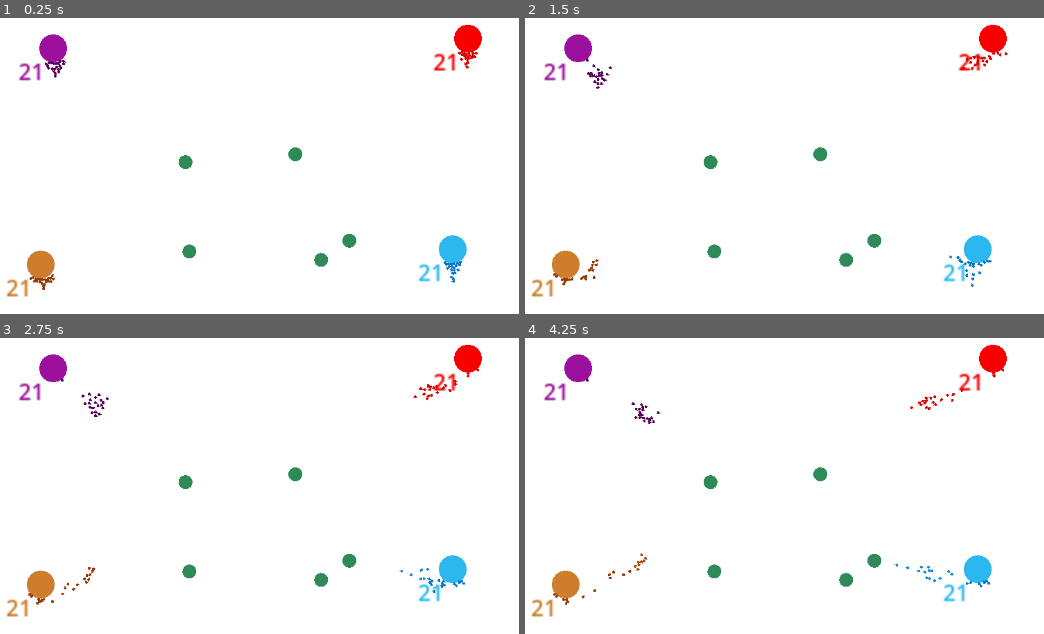
Above: before the commit, frames 1-4 (two rows, left to right).
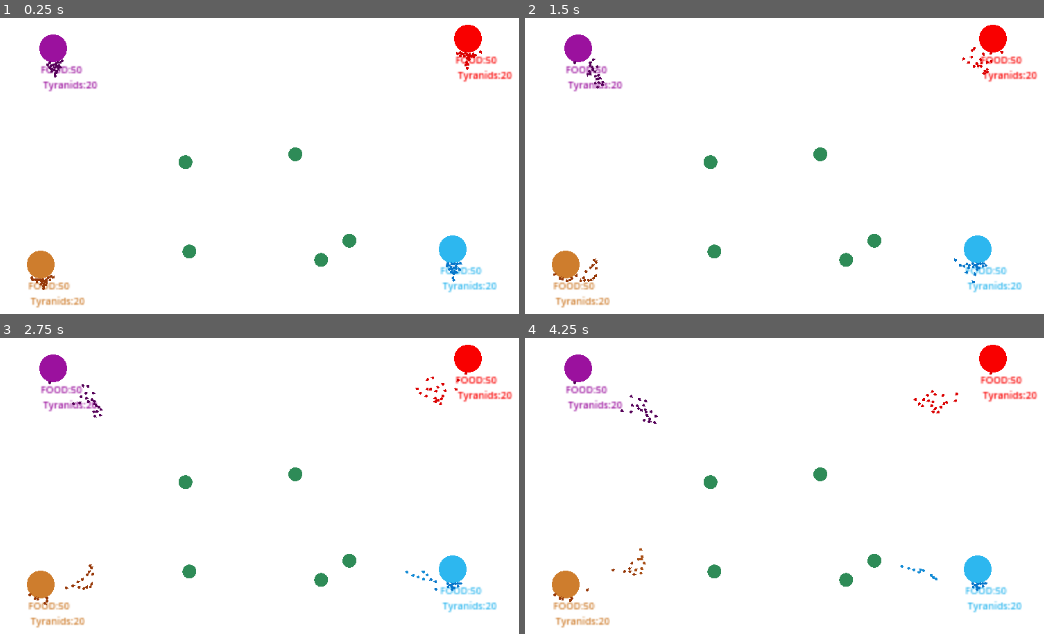
Above: after the commit, the same moments.

Repository: MalCaor/RucheTyr
Game: Godot game, scene res://Scene2d.tscn
Two runs of this game, one before a commit and one after it. Both use one fixed random seed, a clock stepped at 60 frames per second and the inputs below.
Inputs:
- Up to frame 1 (0.25 s): no input
- Up to frame 2 (1.5 s): no input
- Up to frame 3 (2.75 s): no input
- Up to frame 4 (4.25 s): no input

The runs differ from the first frame. In frame 1, 2.5% of the frame differs, in the area x 1-99%, y 10-98%; in frame 2, 2.7%; in frame 3, 3.0%; in frame 4, 3.1%.

Commit message:
affichage

Diff:
--- a/Scene2d.tscn
+++ b/Scene2d.tscn
@@ -14,10 +14,6 @@
 [node name="Camera2D" type="Camera2D" parent="."]
 zoom = Vector2(2, 2)
 script = ExtResource("2_aoyn8")
-
-[node name="Ruche" parent="." instance=ExtResource("3_26ukf")]
-position = Vector2(151, -80)
-couleur = Color(0.975664, 4.57242e-06, 1.54018e-06, 1)
 
 [node name="RigidBody2D" type="RigidBody2D" parent="."]
 contact_monitor = true
@@ -41,6 +37,10 @@
 position = Vector2(476, 5)
 polygon = PackedVector2Array(-198, -163, -188, -167, -187, 153, -195, 144)
 
+[node name="Ruche" parent="." instance=ExtResource("3_26ukf")]
+position = Vector2(151, -80)
+couleur = Color(0.975664, 4.57242e-06, 1.54018e-06, 1)
+
 [node name="Ruche2" parent="." instance=ExtResource("3_26ukf")]
 position = Vector2(-148, -73)
 couleur = Color(0.607843, 0.0666667, 0.619608, 1)
--- a/Tyr/hormagaunt.gd
+++ b/Tyr/hormagaunt.gd
@@ -191,9 +191,9 @@
 	if body.type in tyranids:
 		if body.ruche_mere != self.ruche_mere:
 			list_body_to_approach.remove_at(list_body_to_approach.find(body))
-	if body.type in ruches:
-		if body != self.ruche_mere:
-			list_body_to_approach.remove_at(list_body_to_approach.find(body))
+	#if body.type in ruches:
+	#	if body != self.ruche_mere:
+	#		list_body_to_approach.remove_at(list_body_to_approach.find(body))
 	if body.type in types_to_approach:
 		list_body_to_approach.remove_at(list_body_to_approach.find(body))
 
--- a/ruche.gd
+++ b/ruche.gd
@@ -8,6 +8,8 @@
 
 @export var couleur = Color.VIOLET
 
+var string_ruche = ""
+
 # Called when the node enters the scene tree for the first time.
 func _ready():
 	self.modulate = couleur
@@ -17,8 +19,10 @@
 
 # Called every frame. 'delta' is the elapsed time since the previous frame.
 func _process(delta):
+	string_ruche = "FOOD:"+str(self.food_quantity)+"\n Tyranids:"+str(self.list_tyr.size())
+	$Num.text = string_ruche
 	# creation de nouveaux agents
-	if(food_quantity>=50):
+	if(food_quantity>50):
 		food_quantity-=5
 		add_tyr(hormagaunt)
 	if(food_quantity<=0):
@@ -30,7 +34,6 @@
 	var new_tyr: RigidBody2D = tyr_to_add.instantiate()
 	new_tyr.ruche_mere = self
 	list_tyr.append(new_tyr)
-	$Num.text = str(list_tyr.size())
 	add_child(new_tyr)
 
 func give_food_to_Ruche(quantite:int):
--- a/ruche.tscn
+++ b/ruche.tscn
@@ -21,8 +21,10 @@
 debug_color = Color(0.878431, 0, 0.827451, 0.419608)
 
 [node name="Num" type="RichTextLabel" parent="."]
-offset_left = -25.0
-offset_top = 5.0
+offset_left = -9.0
+offset_top = 10.0
 offset_right = 32.0
 offset_bottom = 45.0
+theme_override_colors/default_color = Color(1, 1, 1, 1)
+theme_override_font_sizes/normal_font_size = 7
 text = "Ruche"
